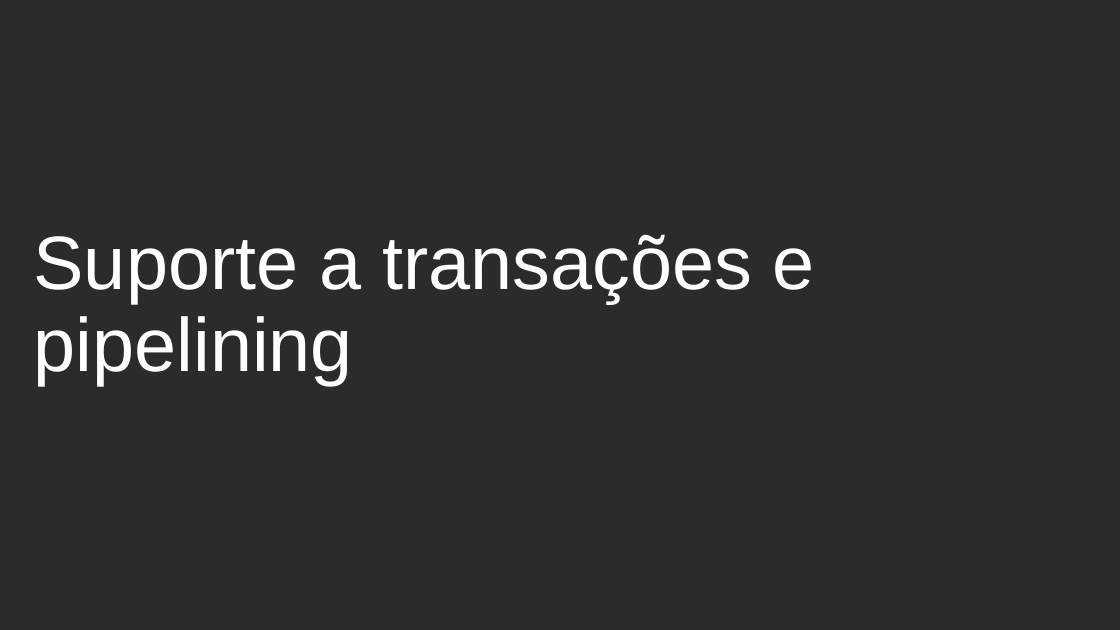
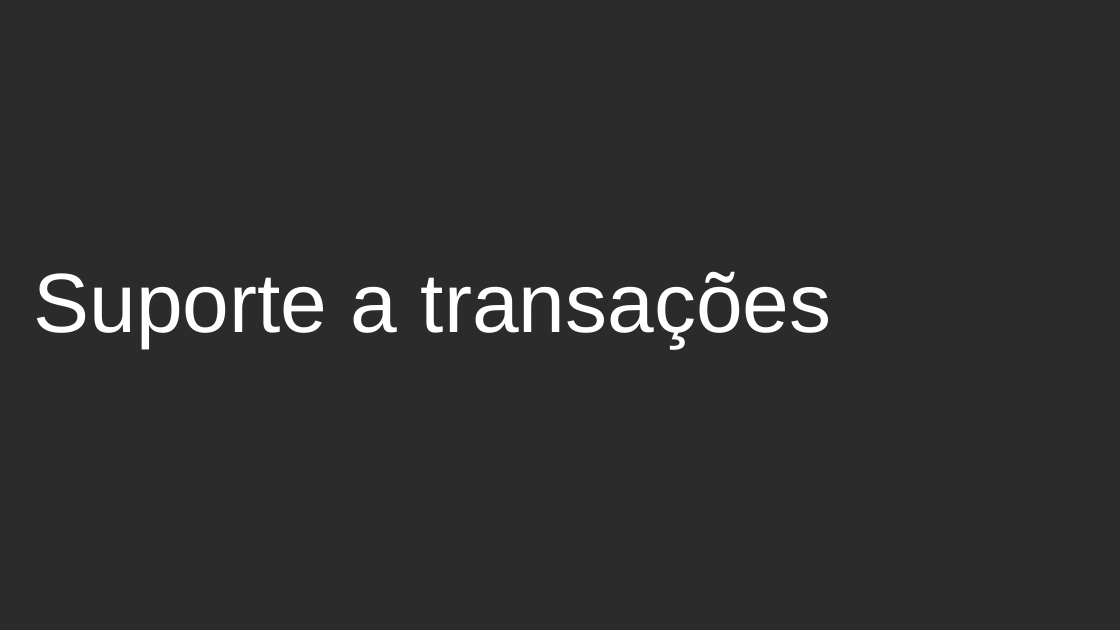
Before and after one commit to dougspadottoemc/Redis-HandsOn, a slide deck: slide 48 of slides/01_Utilizacao do Redis.pptx (slide 41 before the commit). Drawn at 1120x630 pixels with LibreOffice and Linux fonts; fonts in the diff are those of the drawing; background and template pictures are left out; a plain dark background stands for a picture behind light text. Boxes give left, top, right and bottom in pixels: in the first picture for what was removed or moved away, otherwise in the second. Text is boxed around its words. In the diff, an @@ line names an element or a change of style, - is before the commit and + after.

```diff
--- a/slides/01_Utilizacao do Redis.pptx
+++ b/slides/01_Utilizacao do Redis.pptx
@@ title at box(34, 271, 832, 348): text changed; size 48.6 to 54 pt @@
-Suporte a transações e pipelining
+Suporte a transações
```
Also in this commit, not shown: 2 other slides changed, 30 slides added, 1 other file.
